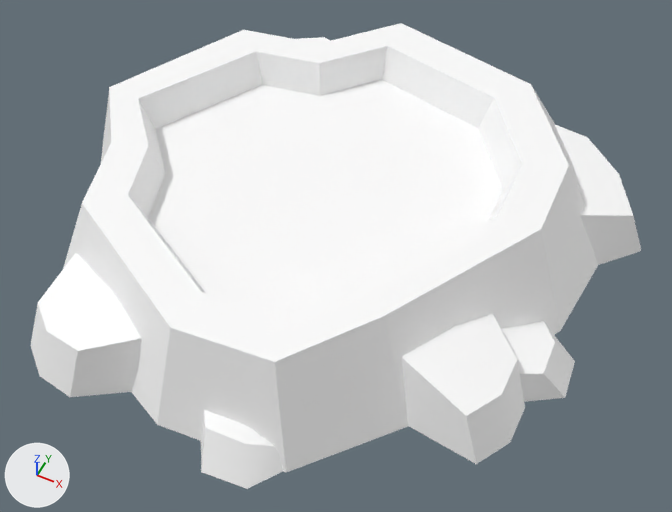
A saved change to the glTF model assets/synty/simple_fantasy/models/SF_Env_Waterpool_03.glb.
Before and after are seen from a 50 mm camera at (0.0623, -0.1265, 0.1506) aimed at (0.0031, -0.0081, 0.0026). The axes (+X, +Y, +Z) are drawn at lower left. The lights are the same throughout.

The older version as bpy lines, for what is in view:
```python
mat_lambert1 = principled_material('lambert1')
mat_lambert1.base_color = (1.0, 1.0, 1.0)  # white #ffffff
mat_lambert1.roughness = 0.553
me_mesh = bpy.data.meshes.new('Mesh')
me_mesh.from_pydata(...)  # 137 vertices, 180 faces; spans x -4.5945..-4.4669, y 5.3023..5.4279, z 0.0..0.022
me_mesh.materials.append(mat_lambert1)  # white #ffffff
ob_sf_env_waterpool_03 = bpy.data.objects.new('SF_Env_Waterpool_03', me_mesh)
ob_sf_env_waterpool_03.location = (4.5278, -5.3657, 0.0)
```
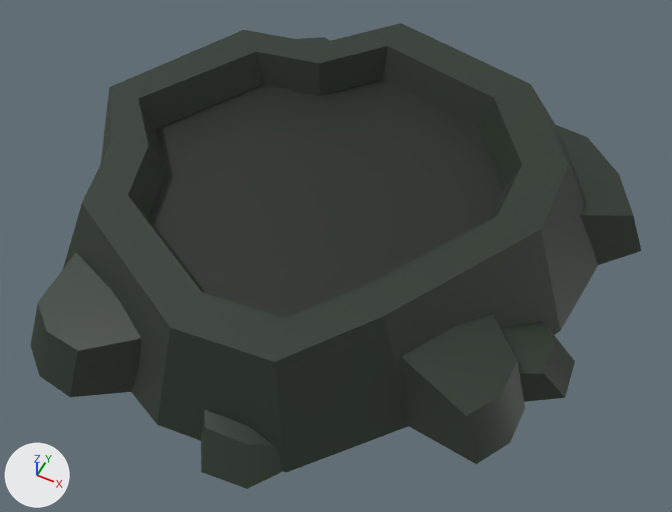
Changed parts and their boxes (x1, y1, x2, y2) in the pictures (672 x 512 px):
'SF_Env_Waterpool_03', surface changed (white to black)
    both: (30, 23, 641, 489)

What changed in the scene script:
```text
Add img_undead_footman_01:
    img_undead_footman_01 = load_image('Undead_Footman_01', '_unpacked/Undead_Footman_01', 512, 512, 'sRGB')
Change mat_lambert1:
    remove mat_lambert1.base_color = (1.0, 1.0, 1.0)  # white #ffffff
    add mat_lambert1.texture = img_undead_footman_01
```
